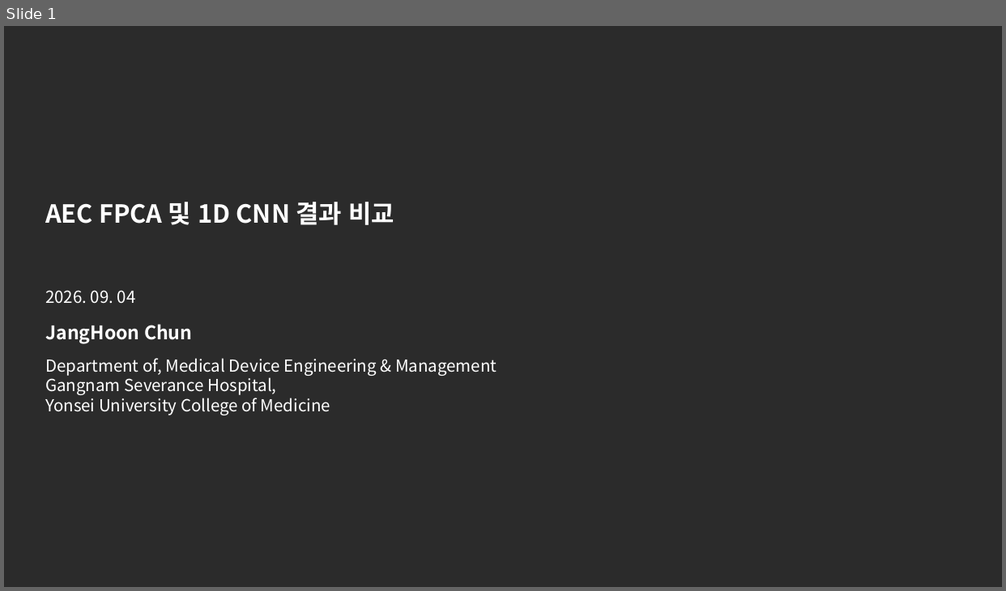
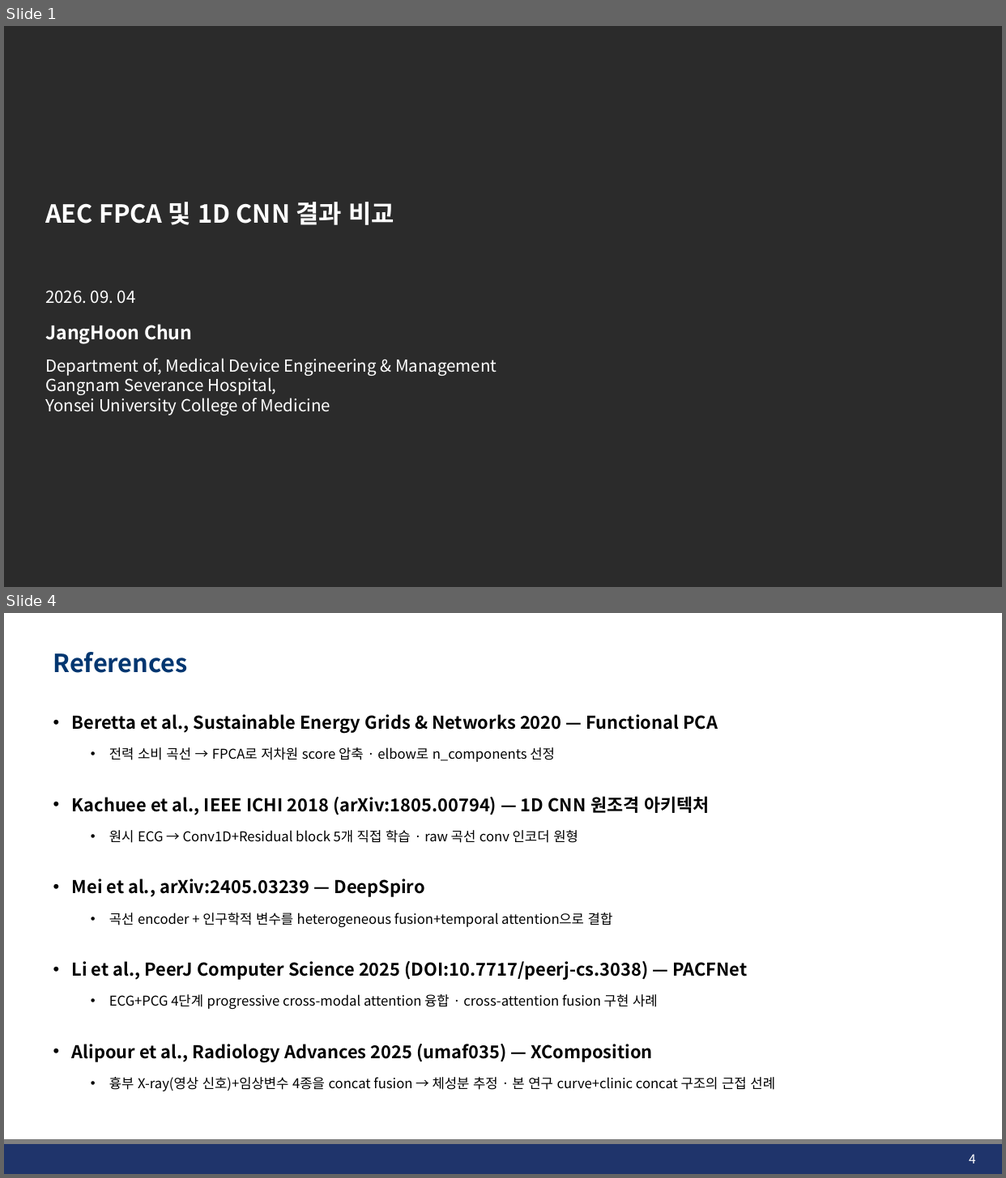
Before and after one commit to JHWannabe/Clinical_Study, a slide deck: docs/260904_AEC FPCA 및 1D CNN 결과 비교.pptx. Shown one above the other, each under a label of ours: slide 1 before the commit, slides 1 and 4 after it; the slides between them are not shown. The pictures are 1006x591 and 1006x1178 pixels, drawn with LibreOffice and Linux fonts; fonts in the diff are those of the drawing; background and template pictures are left out; a plain dark background stands for a picture behind light text. Boxes give left, top, right and bottom in pixels: in the first picture for what was removed or moved away, otherwise in the second. Text is boxed around its words. In the diff, an @@ line names an element or a change of style, - is before the commit and + after.

```diff
--- a/docs/260904_AEC FPCA 및 1D CNN 결과 비교.pptx
+++ b/docs/260904_AEC FPCA 및 1D CNN 결과 비교.pptx
@@ slide 4 added at (x1=4, y1=613, x2=1002, y2=1174), background #FFFFFF @@
@@ title added at (x1=53, y1=652, x2=189, y2=673), 24 pt, text #023670, bold @@
+References
@@ text added at (x1=72, y1=714, x2=775, y2=1092), 13 pt, text #000000 @@
+• Beretta et al., Sustainable Energy Grids & Networks 2020 — Functional PCA
+  • 전력 소비 곡선 → FPCA로 저차원 score 압축 · elbow로 n_components 선정
+• Kachuee et al., IEEE ICHI 2018 (arXiv:1805.00794) — 1D CNN 원조격 아키텍처
+  • 원시 ECG → Conv1D+Residual block 5개 직접 학습 · raw 곡선 conv 인코더 원형
+• Mei et al., arXiv:2405.03239 — DeepSpiro
+  • 곡선 encoder + 인구학적 변수를 heterogeneous fusion+temporal attention으로 결합
+• Li et al., PeerJ Computer Science 2025 (DOI:10.7717/peerj-cs.3038) — PACFNet
+  • ECG+PCG 4단계 progressive cross-modal attention 융합 · cross-attention fusion 구현 사례
+• Alipour et al., Radiology Advances 2025 (umaf035) — XComposition
+  • 흉부 X-ray(영상 신호)+임상변수 4종을 concat fusion → 체성분 추정 · 본 연구 curve+clinic concat 구조의 근접 선례
@@ rectangle added at (x1=4, y1=1144, x2=1002, y2=1174), fill #1F346B @@
@@ line added from (4, 1142) to (1002, 1142), #808080 4.5 pt @@
@@ page number added at (x1=969, y1=1154, x2=976, y2=1164), 12 pt, text #FFFFFF @@
+4
```
Also in this commit, not shown: 4 slides changed, 5 other slides added, 3 slides removed, 26 other files.
